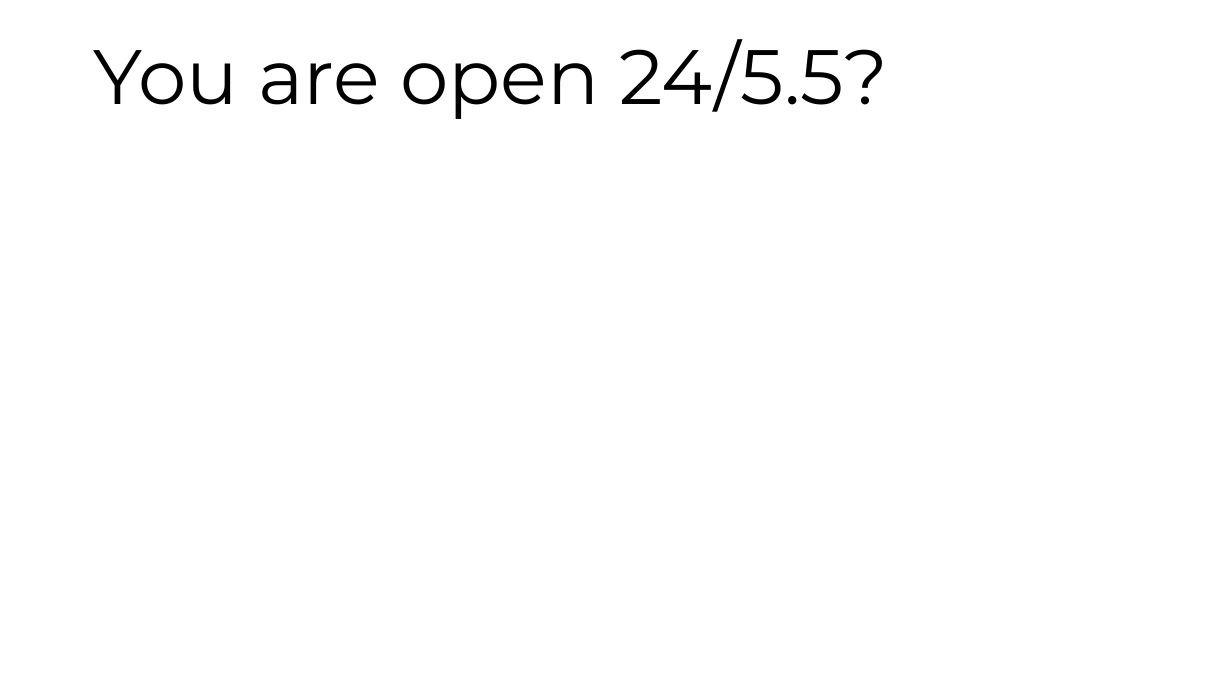
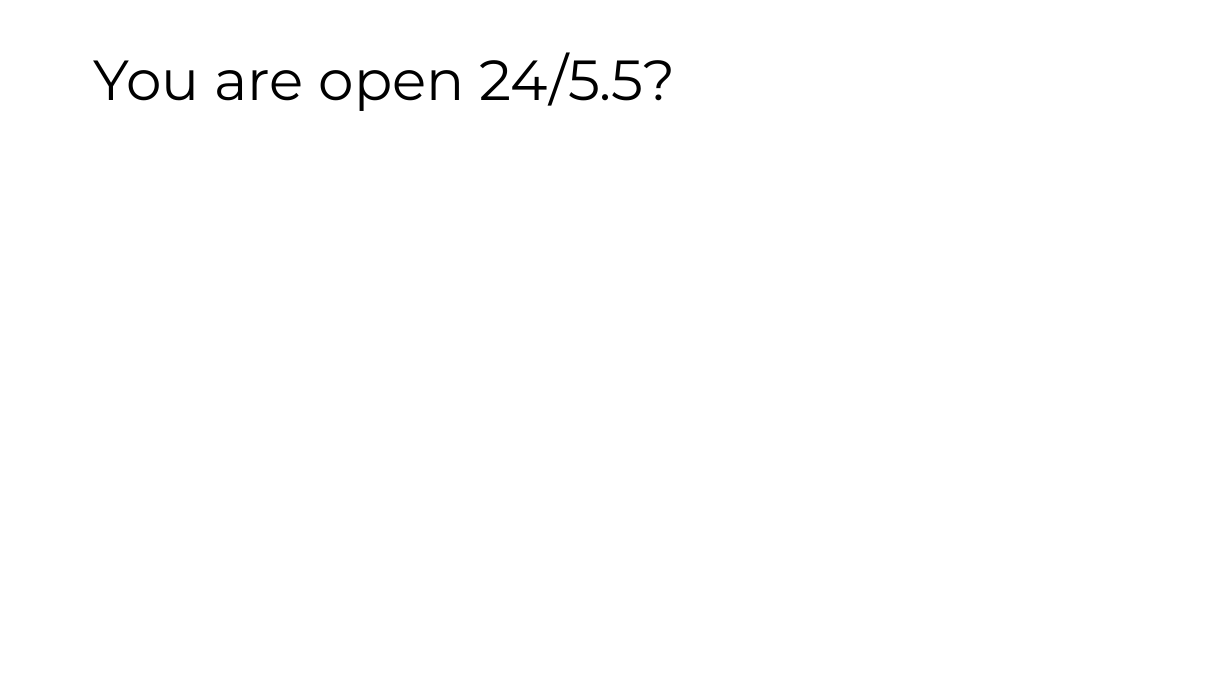
Before and after one commit to maatt4code/PicsAndStuff, a slide deck: slide 17 of Presentation/FXMM.pptx (slide 13 before the commit). Drawn at 1232x693 pixels with LibreOffice and Linux fonts; fonts in the diff are those of the drawing; background and template pictures are left out. Boxes give left, top, right and bottom in pixels: in the first picture for what was removed or moved away, otherwise in the second. Text is boxed around its words. In the diff, an @@ line names an element or a change of style, - is before the commit and + after.

```diff
--- a/Presentation/FXMM.pptx
+++ b/Presentation/FXMM.pptx
@@ text "You are open 24/5.5?": place and size @@
-text "You are open 24/5.5?" at box(94, 39, 888, 119)
+text "You are open 24/5.5?" at box(94, 52, 675, 111)
@@ text "You are open 24/5.5?" at box(94, 52, 675, 111): size 60 to 44 pt; line spacing 0.8 to 0.9 @@
```
Also in this commit, not shown: 9 other slides changed, 5 slides added, 1 slide removed, 15 other files.
